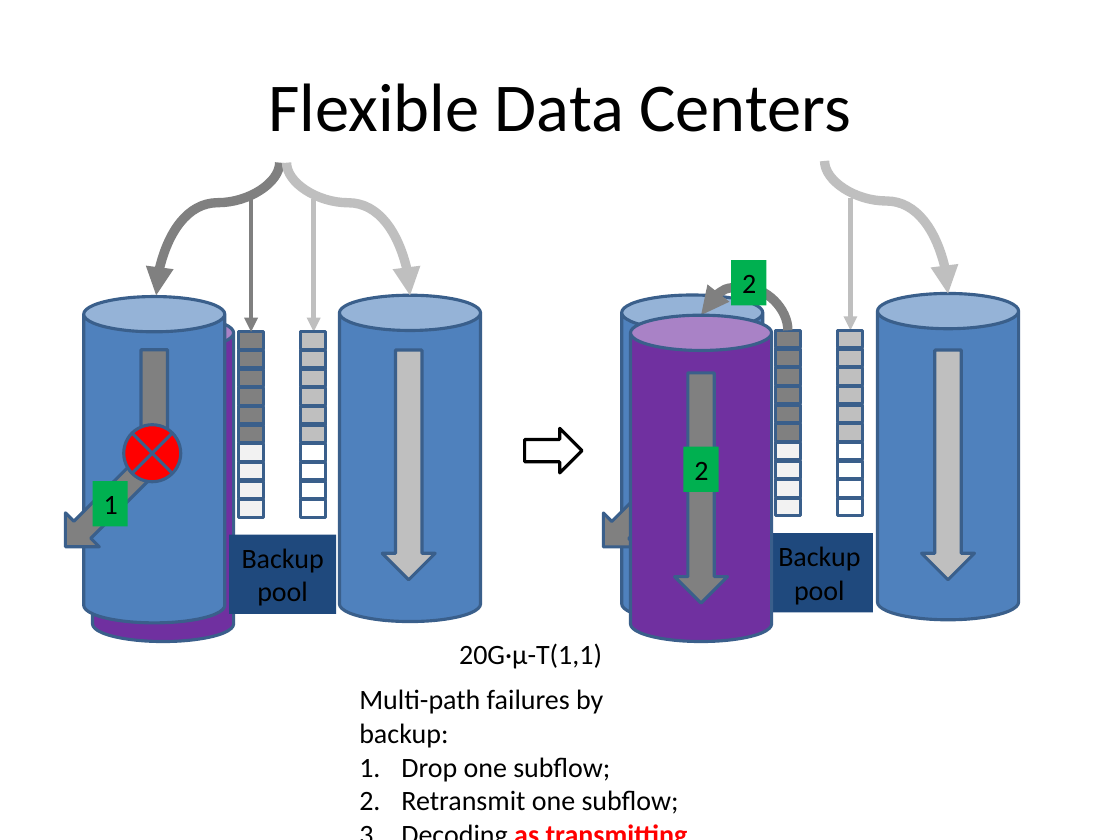
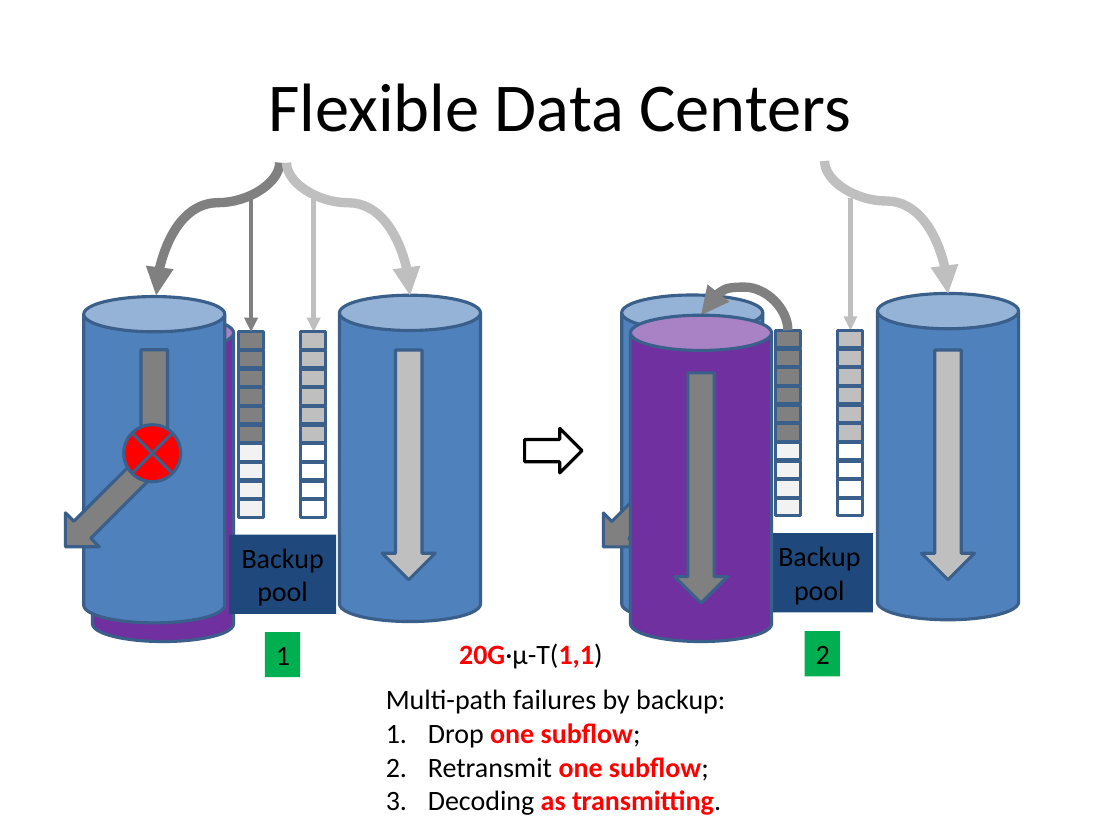
Before and after one commit to yongsen/data_center, a slide deck: slide 5 of Failures Handling for Multi-path TCP in Data Centers.pptx. Drawn at 1120x840 pixels with LibreOffice and Linux fonts; fonts in the diff are those of the drawing. Boxes give left, top, right and bottom in pixels: in the first picture for what was removed or moved away, otherwise in the second. Text is boxed around its words. In the diff, an @@ line names an element or a change of style, - is before the commit and + after.

```diff
--- a/Failures Handling for Multi-path TCP in Data Centers.pptx
+++ b/Failures Handling for Multi-path TCP in Data Centers.pptx
@@ rectangle removed at [683,447,718,492] @@
-2
@@ rectangle "1": place and size @@
-rectangle "1" at [93,482,128,526]
+rectangle "1" at [265,632,300,676]
@@ text "20G·μ-T(1,1)" at [459,643,602,669]: text colour #000000 to #FF0000, bold on in "20G·μ-T(1,1)" @@
@@ rectangle "2": place and size @@
-rectangle "2" at [731,260,766,305]
+rectangle "2" at [804,632,839,676]
@@ text "Multi-path failures by backup:": place and size @@
-text "Multi-path failures by backup:" at [359,689,679,814]
+text "Multi-path failures by backup:" at [386,689,725,815]
@@ text at [428,723,709,781]: text colour #000000 to #FF0000, bold on in "one subflow;", "one subflow;" @@
```
Also in this commit, not shown: 2 other slides changed, 23 other files.
